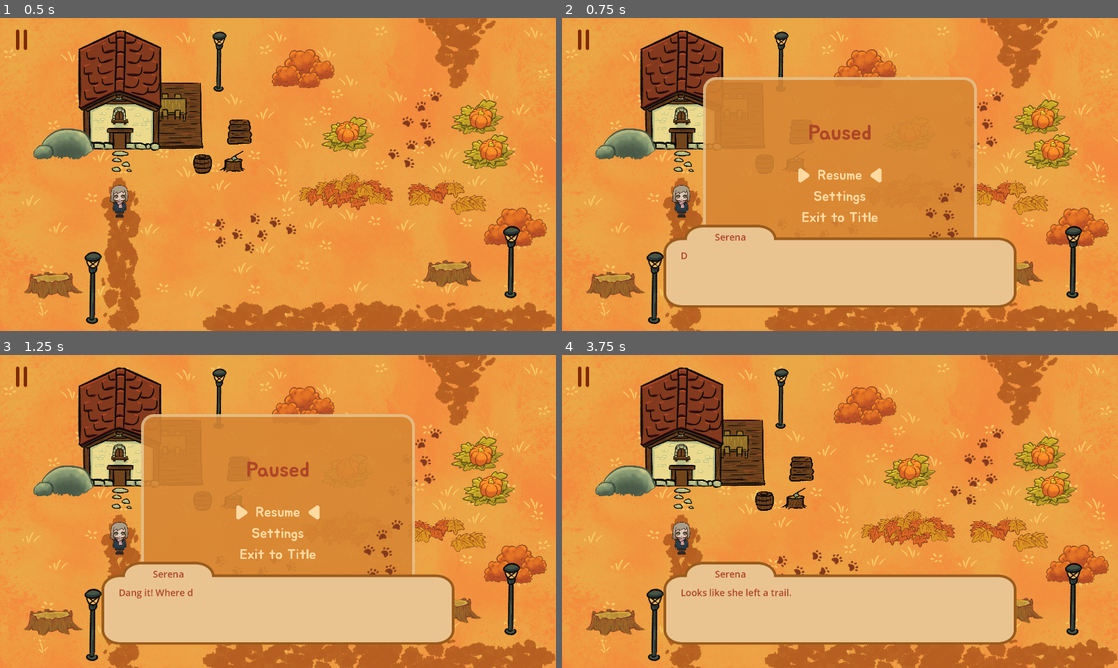
Above: before the commit, frames 1-4 (two rows, left to right).
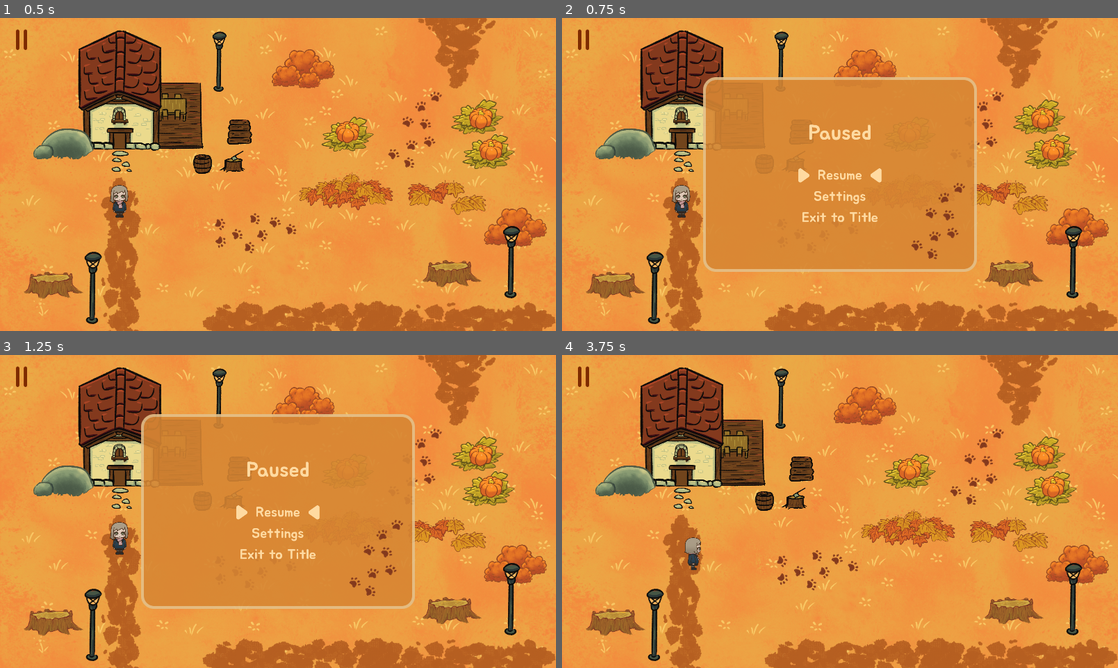
Above: after the commit, the same moments.

Repository: specialOne16/Comfy-Jam-Autumn-2025
Game: Godot game, scene res://map/cutscene_map.tscn
Same seed, same stepped clock (60 frames per second), same inputs: the game is played once before the commit and once after it. This scene is started directly instead of the project's main scene.
Inputs (mouse positions are in pixels of both pictures, inside the frame that each line leads up to):
- Up to frame 1 (0.5 s): no input
- Up to frame 2 (0.75 s): click (584, 39) at 0.5 s
- Up to frame 3 (1.25 s): no input
- Up to frame 4 (3.75 s): click "Resume" at 1.25 s; tap Enter (ui_accept) at 2, 2.27, 2.3, 2.57, 2.85, 3.02, 3.32 s; move the mouse to (962, 495) at 2.02 s; hold Right (right) 2.03-2.78 s; click (962, 495) at 2.1 s; move the mouse to (728, 527) at 2.77 s; hold Down (down) 2.78-3.53 s; click (728, 527) at 3.05 s; move the mouse to (895, 442) at 3.52 s; hold Right (right) from 3.53 s (still down); click (895, 442) at 3.6 s

Frame 1 is identical in both runs. In frame 2, 14% of the frame differs, in the area x 18-82%, y 34-93%; in frame 3, 14%; in frame 4, 15%, in the area x 18-82%, y 53-93%.

Commit message:
minor improvement

Diff:
--- a/map/cutscene_map.gd
+++ b/map/cutscene_map.gd
@@ -2,7 +2,7 @@
 
 @onready var gameplay_music: AudioStreamPlayer = AudioPlayer.gameplay
 @onready var player: Player = $Player
-@onready var text_box: Textbox = $CanvasLayer/TextBox
+@onready var text_box: Textbox = $CanvasLayer/Control/TextBox
 @onready var win_area: Area2D = $WinArea
 
 const TEXT: Array[Array] = [
@@ -25,9 +25,19 @@
 		func(_cutscene_name): player.cutscene = false
 	)
 
+func _process(_delta: float) -> void:
+	if not player.cutscene:
+		if Input.is_action_just_pressed("pause"): $CanvasLayer/InGameLayer._on_texture_button_pressed()
+
 
 func _on_win_area_win_area_reached() -> void:
 	call_deferred("open_map")
 
 func open_map():
 	get_tree().change_scene_to_file("res://map/map.tscn")
+
+
+func _on_in_game_layer_pause(is_paused: bool) -> void:
+	player.pause_game = is_paused
+	text_box.paused = is_paused
+	$CanvasLayer/Control.visible = not is_paused
--- a/map/cutscene_map.tscn
+++ b/map/cutscene_map.tscn
@@ -52,7 +52,14 @@
 
 [node name="InGameLayer" parent="CanvasLayer" instance=ExtResource("5_4ne5a")]
 
-[node name="TextBox" parent="CanvasLayer" instance=ExtResource("7_vexc3")]
+[node name="Control" type="Control" parent="CanvasLayer"]
+layout_mode = 3
+anchors_preset = 0
+offset_right = 40.0
+offset_bottom = 40.0
+
+[node name="TextBox" parent="CanvasLayer/Control" instance=ExtResource("7_vexc3")]
+layout_mode = 0
 
 [node name="Background" type="Sprite2D" parent="."]
 z_index = -1
@@ -212,3 +219,4 @@
 texture = ExtResource("18_4ne5a")
 
 [connection signal="win_area_reached" from="WinArea" to="." method="_on_win_area_win_area_reached"]
+[connection signal="pause" from="CanvasLayer/InGameLayer" to="." method="_on_in_game_layer_pause"]
--- a/map/map.gd
+++ b/map/map.gd
@@ -110,6 +110,10 @@
 		pause_camera.position.y + LevelsConfig.current_level * (1 + LevelsConfig.current_level) * 18,
 	)
 
+	if not player.cutscene:
+		if Input.is_action_just_pressed("pause"): $CanvasLayer/InGameLayer._on_texture_button_pressed()
+		if Input.is_action_just_pressed("restart"): _on_in_game_layer_restart()
+
 func _make_pumkin(pumkin_position: Vector2i):
 	var pumkin = PUMKIN.instantiate()
 	grid[pumkin_position.x][pumkin_position.y] = pumkin
--- a/menu/base_theme.tres
+++ b/menu/base_theme.tres
@@ -11,10 +11,10 @@
 FlatButton/fonts/font = ExtResource("1_r1lxo")
 FlatButton/styles/focus = SubResource("StyleBoxEmpty_r1lxo")
 HeaderOne/base_type = &"Label"
-HeaderOne/colors/font_color = Color(0.68235296, 0.27450982, 0.15294118, 1)
+HeaderOne/colors/font_color = Color(1, 0.85490197, 0.6313726, 1)
 HeaderOne/font_sizes/font_size = 72
 HeaderOne/fonts/font = ExtResource("1_r1lxo")
 HeaderTwo/base_type = &"Label"
-HeaderTwo/colors/font_color = Color(0.68235296, 0.27450982, 0.15294118, 1)
+HeaderTwo/colors/font_color = Color(1, 0.85490197, 0.6313726, 1)
 HeaderTwo/font_sizes/font_size = 36
 HeaderTwo/fonts/font = ExtResource("1_r1lxo")
--- a/menu/main/main.tscn
+++ b/menu/main/main.tscn
@@ -27,11 +27,13 @@
 
 [node name="Play" type="Button" parent="VBoxContainer"]
 layout_mode = 2
+focus_mode = 0
 theme_override_font_sizes/font_size = 32
 text = "Play"
 
 [node name="Settings" type="Button" parent="VBoxContainer"]
 layout_mode = 2
+focus_mode = 0
 theme_override_font_sizes/font_size = 32
 text = "Settings"
 
--- a/menu/settings/settings.gd
+++ b/menu/settings/settings.gd
@@ -17,6 +17,8 @@
 
 @onready var slider_value = [0, 0, 0]
 
+@onready var back_button: TextureButton = $Button
+
 var back_callback: Callable
 var focus_settings_id: int = 0
 
@@ -31,19 +33,23 @@
 func _process(_delta: float) -> void:
 	if not visible: return
 
-	if Input.is_action_just_pressed("ui_up") and focus_settings_id > 0:
+	if Input.is_action_just_pressed("ui_up") and focus_settings_id > -1:
 		focus_settings_id -= 1
 
 	if Input.is_action_just_pressed("ui_down") and focus_settings_id < 2:
 		focus_settings_id += 1
 
-	if Input.is_action_just_pressed("ui_left") and slider_value[focus_settings_id] > 1:
-		var button = slider_node[focus_settings_id].get_child(slider_value[focus_settings_id]-2)
-		if button: button.pressed.emit()
+	if focus_settings_id >= 0:
+		if Input.is_action_just_pressed("ui_left") and slider_value[focus_settings_id] > 1:
+			var button = slider_node[focus_settings_id].get_child(slider_value[focus_settings_id]-2)
+			if button: button.pressed.emit()
 
-	if Input.is_action_just_pressed("ui_right") and slider_value[focus_settings_id] < 6:
-		var button = slider_node[focus_settings_id].get_child(slider_value[focus_settings_id])
-		if button: button.pressed.emit()
+		if Input.is_action_just_pressed("ui_right") and slider_value[focus_settings_id] < 6:
+			var button = slider_node[focus_settings_id].get_child(slider_value[focus_settings_id])
+			if button: button.pressed.emit()
+	else:
+		if Input.is_action_just_pressed("ui_accept"):
+			back_button.pressed.emit()
 
 	update_focus()
 
@@ -98,6 +104,7 @@
 	return roundi(volume / 4) + 6
 
 func update_focus():
+	back_button.texture_normal = preload("uid://c5pkx85vfpvuf") if focus_settings_id != -1 else preload("uid://da172owal6olg")
 	for i in arrow.size():
 		if i == focus_settings_id:
 			arrow[i][0].modulate = Color.WHITE
--- a/menu/settings/settings.tscn
+++ b/menu/settings/settings.tscn
@@ -7,6 +7,7 @@
 [ext_resource type="Texture2D" uid="uid://cur3ncxbh6bp7" path="res://menu/settings/activebutton.png" id="5_ehx68"]
 [ext_resource type="Theme" uid="uid://kmuvhupfelnf" path="res://menu/base_theme.tres" id="6_sa1dq"]
 [ext_resource type="Texture2D" uid="uid://c5pkx85vfpvuf" path="res://menu/settings/back.png" id="7_u7srk"]
+[ext_resource type="Texture2D" uid="uid://da172owal6olg" path="res://menu/settings/backunderline.png" id="8_u7srk"]
 
 [sub_resource type="StyleBoxTexture" id="StyleBoxTexture_sa1dq"]
 texture = ExtResource("1_2rb37")
@@ -270,5 +271,6 @@
 size_flags_vertical = 0
 theme = ExtResource("6_sa1dq")
 texture_normal = ExtResource("7_u7srk")
+texture_hover = ExtResource("8_u7srk")
 
 [connection signal="pressed" from="Button" to="." method="_on_button_pressed"]
--- a/player/player.gd
+++ b/player/player.gd
@@ -18,7 +18,10 @@
 
 func get_input():
 	var input_direction = Input.get_vector("left", "right", "up", "down")
-	velocity = input_direction * speed if not pause_movement and not pause_game and not cutscene else Vector2.ZERO
+	velocity = input_direction * speed if can_move() else Vector2.ZERO
+
+
+func can_move(): return not pause_movement and not pause_game and not cutscene
 
 
 func handle_collision(collision: KinematicCollision2D, delta: float):
--- a/project.godot
+++ b/project.godot
@@ -60,6 +60,21 @@
 , Object(InputEventKey,"resource_local_to_scene":false,"resource_name":"","device":-1,"window_id":0,"alt_pressed":false …(183 unchanged characters)…
 ]
 }
+lmb={
+"deadzone": 0.2,
+"events": [Object(InputEventMouseButton,"resource_local_to_scene":false,"resource_name":"","device":-1,"window_id":0,"alt_pressed":false,"shift_pressed":false,"ctrl_pressed":false,"meta_pressed":false,"button_mask":1,"position":Vector2(180, 7),"global_position":Vector2(189, 55),"factor":1.0,"button_index":1,"canceled":false,"pressed":true,"double_click":false,"script":null)
+]
+}
+pause={
+"deadzone": 0.2,
+"events": [Object(InputEventKey,"resource_local_to_scene":false,"resource_name":"","device":-1,"window_id":0,"alt_pressed":false,"shift_pressed":false,"ctrl_pressed":false,"meta_pressed":false,"pressed":false,"keycode":0,"physical_keycode":80,"key_label":0,"unicode":112,"location":0,"echo":false,"script":null)
+]
+}
+restart={
+"deadzone": 0.2,
+"events": [Object(InputEventKey,"resource_local_to_scene":false,"resource_name":"","device":-1,"window_id":0,"alt_pressed":false,"shift_pressed":false,"ctrl_pressed":false,"meta_pressed":false,"pressed":false,"keycode":0,"physical_keycode":82,"key_label":0,"unicode":114,"location":0,"echo":false,"script":null)
+]
+}
 
 [layer_names]
 
--- a/textbox/textbox.gd
+++ b/textbox/textbox.gd
@@ -10,10 +10,7 @@
 var typing_speed: float = TYPING_SPEED
 
 const SHOW_DELAY: float = 0.7
-var show_delay = SHOW_DELAY
-
 const FINISH_DELAY: float = 0.7
-var finish_delay = FINISH_DELAY
 
 var typing_progress = 0
 var typing_target = ""
@@ -28,15 +25,16 @@
 func start(text_list: Array, _cutscene_name: String = ""):
 	assert(not data)
 
+	await get_tree().create_timer(SHOW_DELAY).timeout
+	visible = true
+
 	typing_speed = TYPING_SPEED
-	show_delay = SHOW_DELAY
-	finish_delay = FINISH_DELAY
 	speaker_index = 0
 	line = 0
 
 	data = text_list
 	typing_progress = 0
-	typing_target = data[speaker_index][1] + "                    "
+	typing_target = data[speaker_index][1]
 	cutscene_name = _cutscene_name
 
 
@@ -47,30 +45,28 @@
 func _process(delta: float) -> void:
 	if !data or paused: return
 
-	if show_delay > 0:
-		show_delay -= delta
-		return
-	else:
-		visible = true
-
 	typing_speed -= delta
 	if typing_speed < 0:
 		typing_speed = TYPING_SPEED
 		typing_progress += 1
 
-	if typing_progress < typing_target.length() + 1:
-		speaker.text = data[speaker_index][0]
-		text.text = typing_target.left(typing_progress)
-	elif speaker_index < data.size() - 1:
-		speaker_index += 1
-		typing_progress = 0
-		typing_target = data[speaker_index][1] + "                    "
-	else:
-		visible = false
-		if finish_delay > 0:
-			finish_delay -= delta
+	if Input.is_action_just_pressed("ui_accept") or Input.is_action_just_pressed("lmb"):
+		if typing_progress < typing_target.length():
+			typing_progress = typing_target.length()
+		elif speaker_index < data.size() - 1:
+			speaker_index += 1
+			typing_progress = 0
+			typing_target = data[speaker_index][1]
 		else:
+			visible = false
+			await get_tree().create_timer(FINISH_DELAY).timeout
 			data = []
 			var temp = cutscene_name
 			cutscene_name = ""
 			finished.emit(temp)
+
+
+
+	if typing_progress < typing_target.length() + 1:
+		speaker.text = data[speaker_index][0]
+		text.text = typing_target.left(typing_progress)
Binary file added: menu/settings/backunderline.png
Not shown, added: menu/settings/backunderline.png.import
Not shown: 1 places in menu/settings/settings.tscn that only renumber resources
